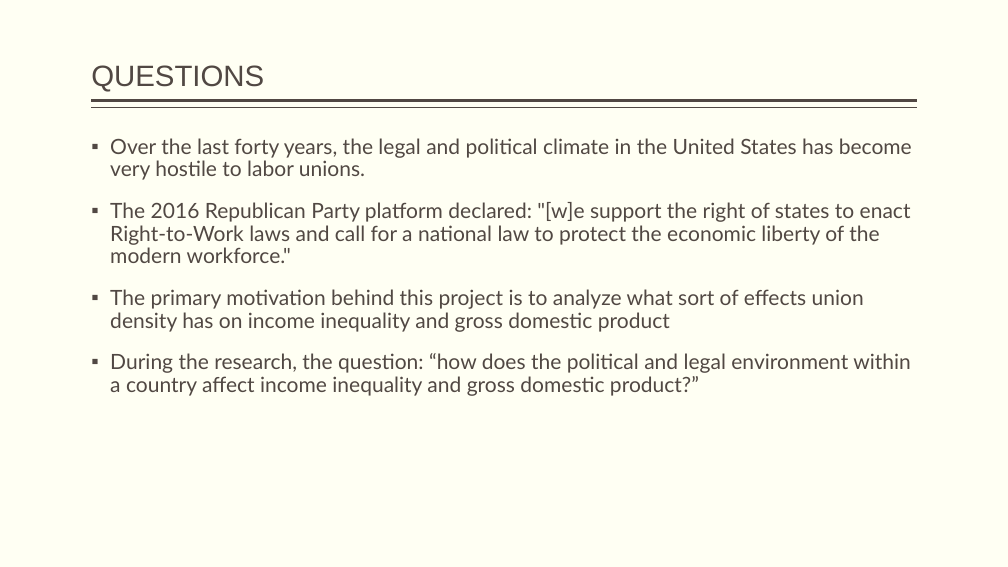
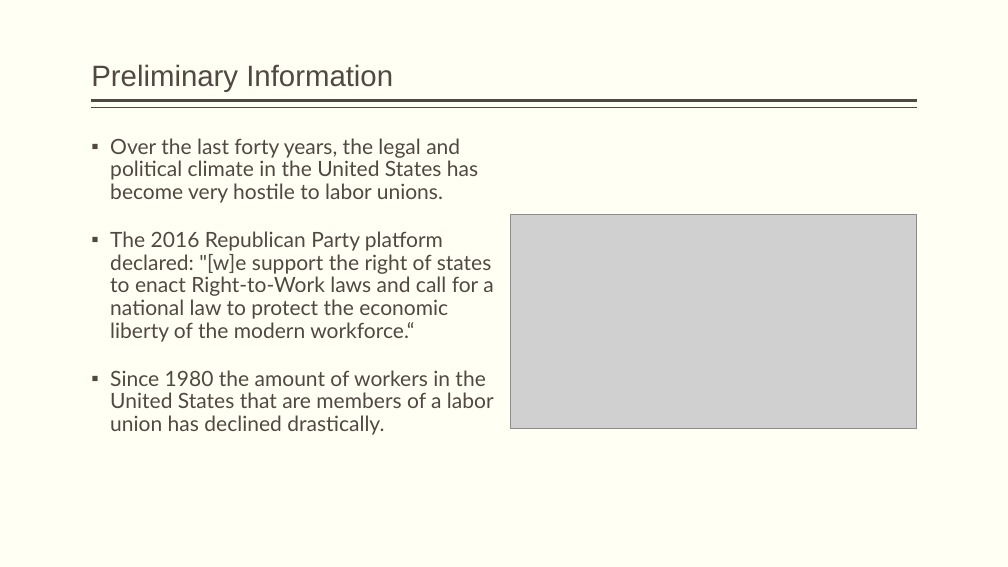
Before and after one commit to berrymatthewj/unionDensityProject, a slide deck: slide 2 of union_density_project.pptx. Drawn at 1008x567 pixels with LibreOffice and Linux fonts; fonts in the diff are those of the drawing; grey boxes stand for pictures. Boxes give left, top, right and bottom in pixels: in the first picture for what was removed or moved away, otherwise in the second. Text is boxed around its words. In the diff, an @@ line names an element or a change of style, - is before the commit and + after.

```diff
--- a/union_density_project.pptx
+++ b/union_density_project.pptx
@@ title at [91, 64, 393, 92]: text changed @@
-QUESTIONS
+Preliminary Information
@@ text at [110, 138, 478, 203]: more space between paragraphs @@
@@ text at [110, 231, 494, 435]: text changed @@
-▪ The 2016 Republican Party platform declared: "[w]e support the right of states to enact Right-to-Work laws and call for a national law to protect the economic liberty of the modern workforce."
-▪ The primary motivation behind this project is to analyze what sort of effects union density has on income inequality and gross domestic product
-▪ During the research, the question: “how does the political and legal environment within a country affect income inequality and gross domestic product?”
+▪ The 2016 Republican Party platform declared: "[w]e support the right of states to enact Right-to-Work laws and call for a national law to protect the economic liberty of the modern workforce.“
+▪ Since 1980 the amount of workers in the United States that are members of a labor union has declined drastically.
@@ picture added at [510, 215, 917, 428] @@
```
Also in this commit, not shown: 9 other slides changed, 4 slides added, 1 slide removed, 1 other file.
